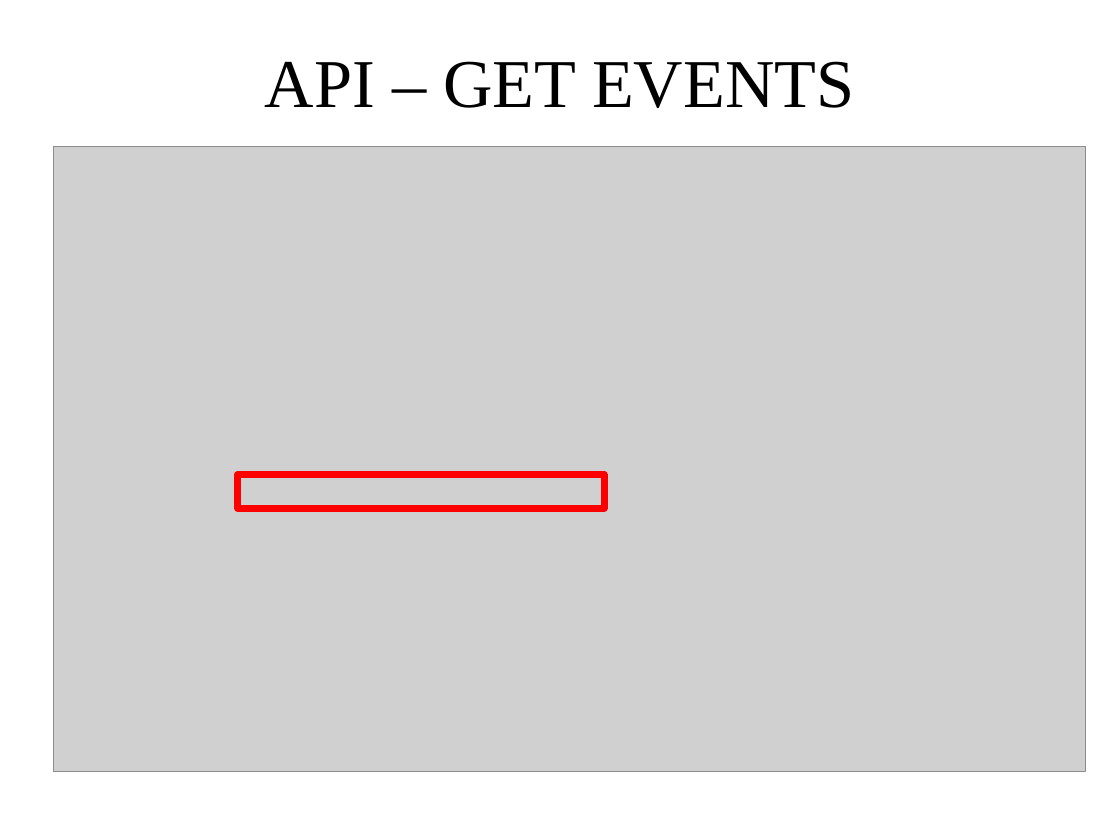
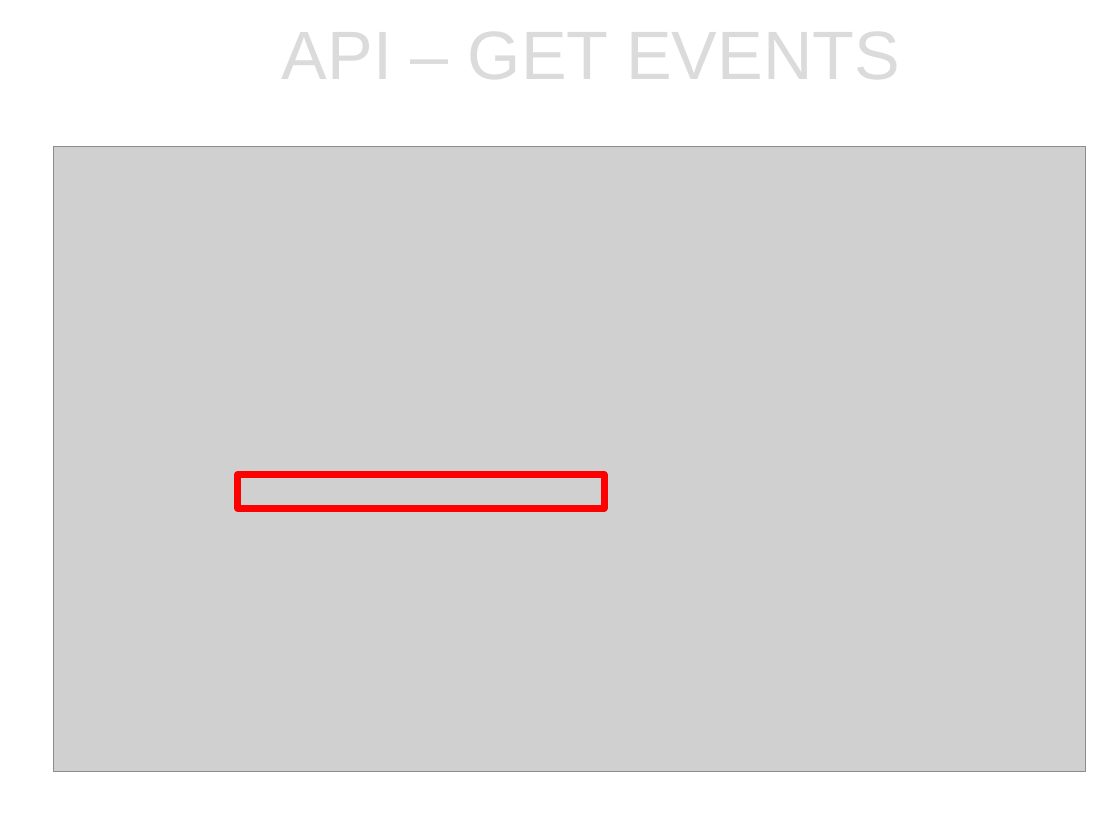
Before and after one commit to ffmaikgodinho/RFH-SS2014-WebMobileDevelopment-Projektarbeit, a slide deck: slide 11 of doc/Praesentation.pptx. Drawn at 1120x840 pixels with LibreOffice and Linux fonts; fonts in the diff are those of the drawing; grey boxes stand for pictures; background and template pictures are left out. Boxes give left, top, right and bottom in pixels: in the first picture for what was removed or moved away, otherwise in the second. Text is boxed around its words. In the diff, an @@ line names an element or a change of style, - is before the commit and + after.

```diff
--- a/doc/Praesentation.pptx
+++ b/doc/Praesentation.pptx
@@ title "API – GET EVENTS": place and size @@
-title "API – GET EVENTS" at (265,61,854,108)
+title "API – GET EVENTS" at (282,17,900,93)
@@ title "API – GET EVENTS" at (282,17,900,93): font Times New Roman to Arial, text colour #000000 to #DBDBDB @@
```
Also in this commit, not shown: 17 other slides changed, 11 slides added.
